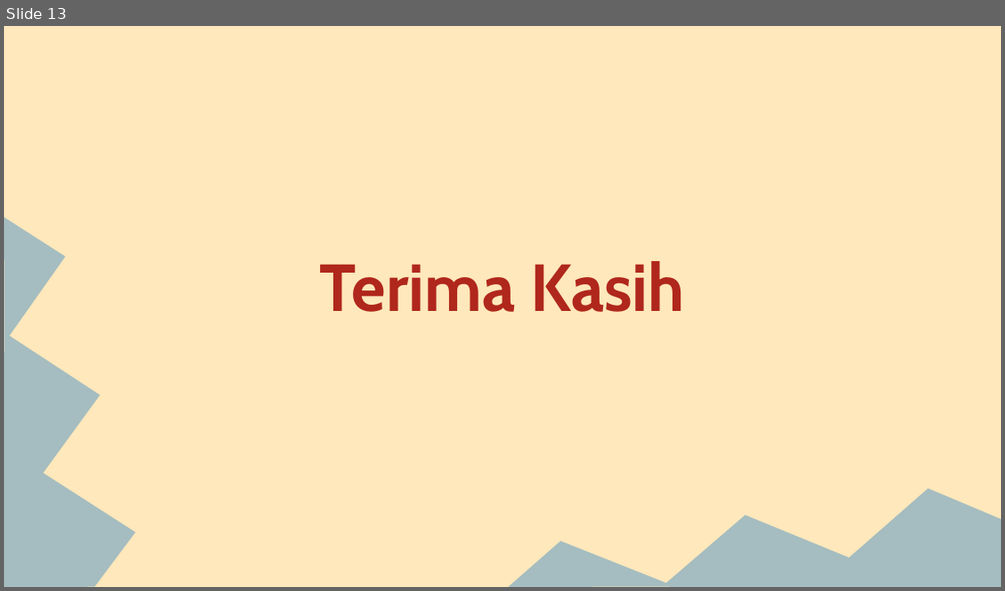
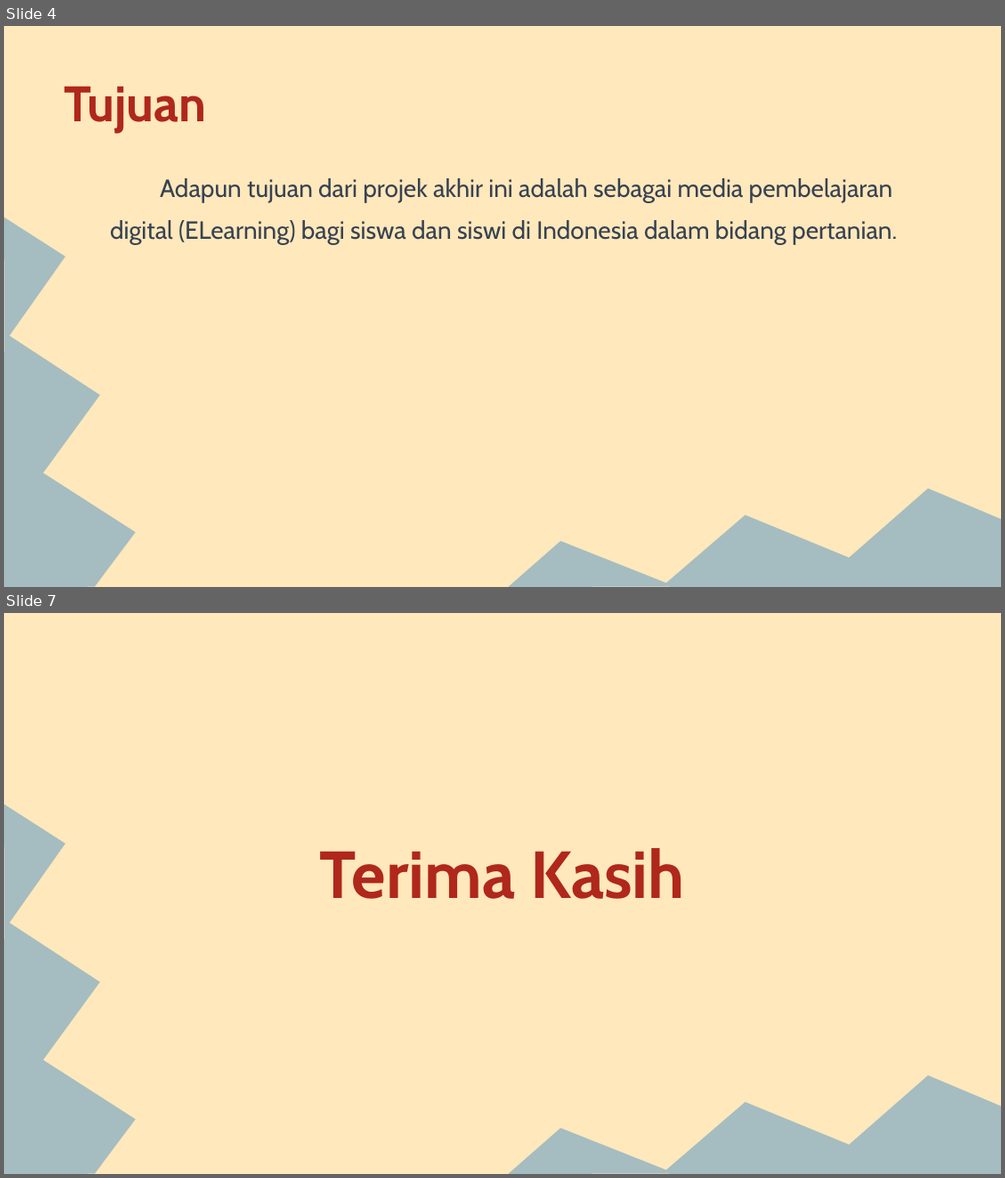
Before and after one commit to kikiiramdhani123/basdat-dan-psbo, a slide deck: PPT Presentasi Akhir.pptx. Shown one above the other, each under a label of ours: slide 13 before the commit, slides 4 and 7 after it; the slides between them are not shown. The pictures are 1005x591 and 1005x1178 pixels, drawn with LibreOffice and Linux fonts; fonts in the diff are those of the drawing. Boxes give left, top, right and bottom in pixels: in the first picture for what was removed or moved away, otherwise in the second. Text is boxed around its words. In the diff, an @@ line names an element or a change of style, - is before the commit and + after.

```diff
--- a/PPT Presentasi Akhir.pptx
+++ b/PPT Presentasi Akhir.pptx
@@ slide 4 added at (4, 26, 1001, 587), background #FFE8BB; not listed: 2 template elements that a slide beside it also shows @@
@@ title added at (64, 87, 206, 133), 36 pt, text #B0271C, bold @@
+Tujuan
@@ text added at (110, 178, 897, 244), 18 pt, text #374252 @@
+Adapun tujuan dari projek akhir ini adalah sebagai media pembelajaran digital (ELearning) bagi siswa dan siswi di Indonesia dalam bidang pertanian.
@@ what was slide 13 is now slide 7 @@
```
Also in this commit, not shown: 2 slides changed, 3 other slides added, 10 slides removed, 6 other files.
